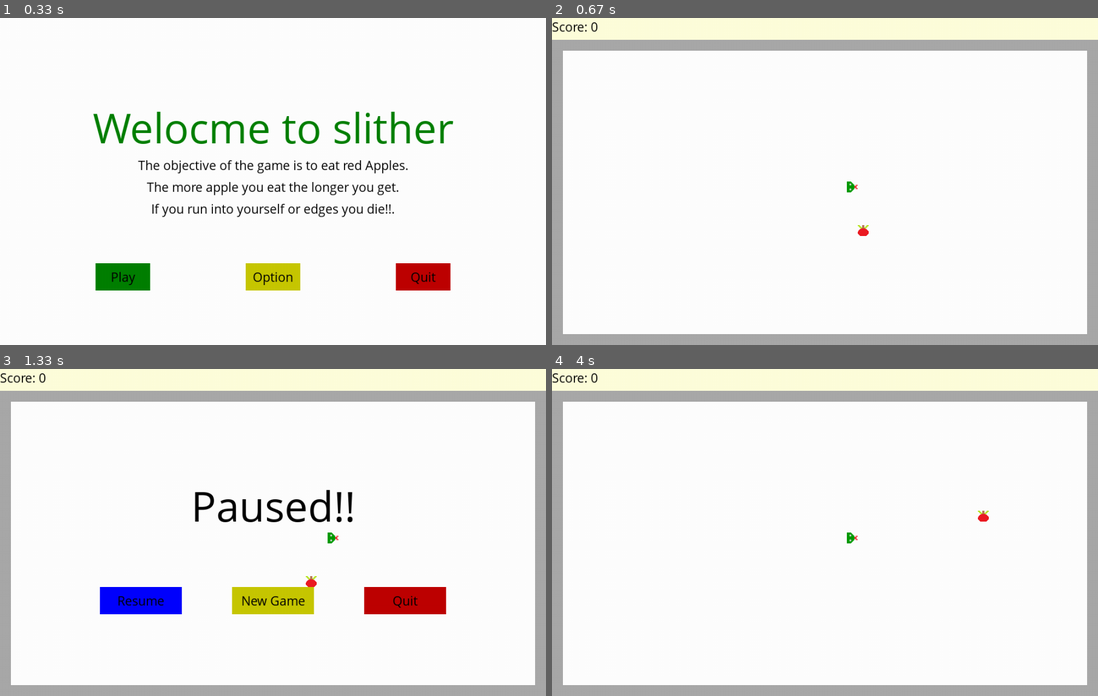
Above: before the commit, frames 1-4 (two rows, left to right).
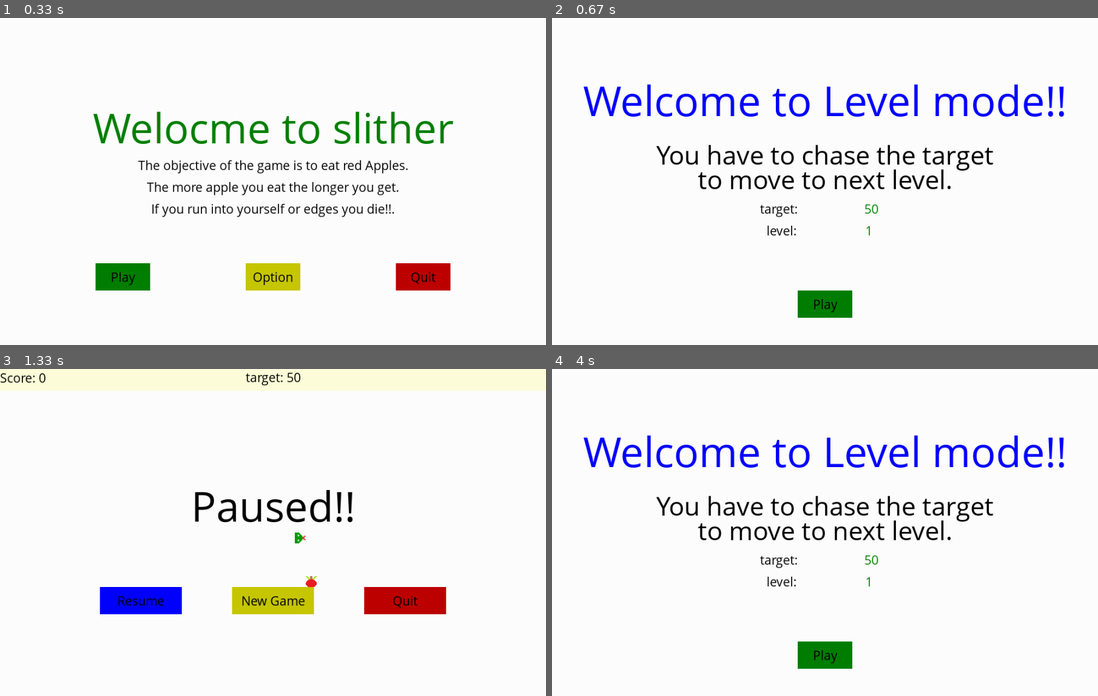
Above: after the commit, the same moments.

Repository: RIPTIDEKING/Snake_Pygame
Game: pygame game, started from MainGame.py
The game is run twice, just before and just after one commit, with the same random seed, the same clock (stepped at 60 frames per second) and the same inputs.
Inputs (mouse positions are in pixels of both pictures, inside the frame that each line leads up to):
- Up to frame 1 (0.33 s): no input
- Up to frame 2 (0.67 s): click "Play" at 0.4 s
- Up to frame 3 (1.33 s): click (273, 653) at 0.73 s, where only the run after the commit has a clickable "Play"; hold P from 1 s (still down); hold Right from 1 s (still down); move the mouse to (447, 522) at 1.03 s
- Up to frame 4 (4 s): release P at 1.47 s; release Right at 1.47 s; click "Resume" at 1.58 s; hold P 1.83-2.3 s; hold Right 1.83-2.3 s; move the mouse to (655, 607) at 1.87 s; click (1027, 646) at 2.4 s; click "New Game" at 3.73 s

Frame 1 is identical in both runs. In frame 2, 22% of the frame differs, in the area x 0-100%, y 0-100%; in frame 3, 10%; in frame 4, 22%.

Commit message:
level mod complete starting mode selection

Diff:
--- a/apple.py
+++ b/apple.py
@@ -11,12 +11,9 @@
     for snakePart in fLs:
         if rAx == snakePart[0] and rAy == snakePart[1]:
             randomApple(fLs,randAppArgs,extrals)
-            print("snake:",rAx,rAy)
             return
     if checkBigRect(extrals,rAx,rAy):
         randomApple(fLs,randAppArgs,extrals)
-        print("rect:",rAx,rAy)
-        print("extrals:",extrals)
         return
     randAppArgs['randAppleX'] = rAx
     randAppArgs['randAppleY'] = rAy
@@ -25,7 +22,7 @@
     rAx = 0
     rAy = 0
     rAx = random.randrange(0,display_width-block_size,block_size)
-    rAy = random.randrange(0,display_height-block_size,block_size)
+    rAy = random.randrange(40,display_height-block_size,block_size)
     for snakePart in fLs:
         if rAx == snakePart[0] and rAy == snakePart[1]:
             randomApple2(fLs,randA2Args,extrals)
@@ -40,7 +37,7 @@
     rAx = 0
     rAy = 0
     rAx = random.randrange(0,display_width-block_size,block_size)
-    rAy = random.randrange(0,display_height-block_size,block_size)
+    rAy = random.randrange(40,display_height-block_size,block_size)
     for snakePart in fLs:
         if rAx == snakePart[0] and rAy == snakePart[1]:
             randomAppleSpecial(fLs,randAsArgs,extrals)
--- a/mods.py
+++ b/mods.py
@@ -11,7 +11,8 @@
         self.gameDisplay = gameDisplay
         self.gameExit = gameExit
 
-        pygame.draw.rect(gameDisplay,red,[0,0,20,20])
+        #pygame.draw.rect(gameDisplay,red,[0,0,20,20])
+        self.gameStart = True
         self.snakeList = []
         self.snake_length = 1
         self.randAppArgs = {'countApple':0,'randAppleX':0,'randAppleY':0}
@@ -45,6 +46,13 @@
         randomApple([],self.randAppArgs)
 
     def updateOriginal(self):
+
+        if self.gameStart:
+            self.gameInit()
+
+        if self.leveLogic():
+            return
+
         self.score = int((self.snake_length-1))
 
         self.orgGameOver()
@@ -54,10 +62,12 @@
         self.lead_y += self.lead_y_change
         self.lead_x += self.lead_x_change
 
-        self.boundaryCondition()
+        if self.boundaryCondition():
+            return
 
         self.gameDisplay.fill(white)
         pygame.draw.rect(self.gameDisplay,l_yellow,[0,0,1000,40])
+        scoreDisplay(self.gameDisplay,self.score)
         self.drawLevel()
 
         self.gameDisplay.blit(appleMain,(self.randAppArgs['randAppleX'],self.randAppArgs['randAppleY']))
@@ -79,12 +89,11 @@
                 self.gameOver = True
 
         snake(self.gameDisplay,self.snakeList,imgHead,darkGreen,self.direction,block_size)
-        scoreDisplay(self.gameDisplay,self.score)
 
         pygame.display.update()
 
         if self.lead_x == self.randAppArgs['randAppleX'] and self.lead_y == self.randAppArgs['randAppleY']:
-            self.snake_length += 1
+            self.snake_length += 100
             self.newAppleLogic()
 
         if self.lead_x == self.randA2Args['randAppleX2'] and self.lead_y == self.randA2Args['randAppleY2'] and self.apple2Enable:
@@ -93,19 +102,19 @@
             self.apple2Enable = False
 
         if self.lead_x == self.randAsArgs['randAppleXSpecial'] and self.lead_y == self.randAsArgs['randAppleYSpecial'] and self.appleSpecialEnable:
-            self.snake_length += 3
+            self.snake_length += 5
             self.appleSpecialEnable = False
             self.tempCountAS = 0
 
         if self.apple2Enable:
-            if self.tempCountA2 < 60:
+            if self.tempCountA2 < 70:
                 self.tempCountA2 += 1
             else:
                 self.apple2Enable = False
                 self.tempCountA2 =0
 
         if self.appleSpecialEnable:
-            if self.tempCountAS < 30:
+            if self.tempCountAS < 40:
                 self.tempCountAS += 1
             else:
                 self.appleSpecialEnable = False
@@ -131,6 +140,8 @@
     def boundaryCondition(self):
         if self.lead_x >= display_width or self.lead_y >= display_height or self.lead_x < 0 or self.lead_y < 0:
             self.gameOver = [True]
+            return True
+        return False
 
     def orgGameOver(self):
         while self.gameOver:
@@ -190,6 +201,12 @@
     def drawLevel(self):
         pass
 
+    def leveLogic(self):
+        pass
+
+    def gameInit(self):
+        self.gameStart = False
+
 class orgModS(orgMod):
 
     def boundaryCondition(self):
@@ -201,33 +218,95 @@
             self.lead_x = display_width-20
         elif self.lead_y < 40:
             self.lead_y = display_height-20
+        return False
 
 class levelMod(orgModS):
 
     def __init__(self,gameDisplay,gameLoop,gameExit):
-        self.level = 2
+        self.level = 1
+        # self.gameLoop = gameLoop
+        # self.gameExit = gameExit
         self.rectInfo = [
             [],
-            [[0,40,1000,20],[0,60,20,540],[980,60,20,540],[20,580,960,20]]
+            [[0,40,480,20],[520,40,480,20],[0,60,20,220],[0,320,20,280],[980,60,20,220],[980,320,20,280],[20,580,460,20],[520,580,460,20]],
+            [[0,40,1000,20],[0,60,20,540],[980,60,20,540],[20,580,960,20]],
+            [[0,40,480,20],[520,40,480,20],[0,60,20,240],[0,340,20,260],[980,60,20,240],[980,340,20,260],[20,580,460,20],[520,580,460,20],[160,200,320,20],[160,220,20,80],[160,340,20,100],[180,420,300,20],[840,220,20,80],[520,200,340,20],[840,340,20,80],[520,420,340,20]]
         ]
         super().__init__(gameDisplay,gameLoop,gameExit)
 
 
     def randomAppleStart(self):
-        randomApple([],self.randAppArgs,self.rectInfo[self.level-1])
+        randomApple([],self.randAppArgs,self.rectInfo[(self.level-1)%4])
 
     def drawLevel(self):
-        for recNo in self.rectInfo[self.level-1]:
+        message_to_screen(self.gameDisplay,"target: {}".format(self.level*50),black,y_displace=-285)
+        for recNo in self.rectInfo[(self.level-1)%4]:
             pygame.draw.rect(self.gameDisplay,grey,recNo)
 
     def newAppleLogic(self):
-        randomApple(self.snakeList,self.randAppArgs,self.rectInfo[self.level-1])
+        randomApple(self.snakeList,self.randAppArgs,self.rectInfo[(self.level-1)%4])
         if self.randAppArgs['countApple']%5 == 0:
-            randomApple2(self.snakeList,self.randA2Args,self.rectInfo[self.level-1])
+            randomApple2(self.snakeList,self.randA2Args,self.rectInfo[(self.level-1)%4])
             self.apple2Enable = True
         if self.randAppArgs['countApple']%10 == 0:
-            randomAppleSpecial(self.snakeList,self.randAsArgs,self.rectInfo[self.level-1])
+            randomAppleSpecial(self.snakeList,self.randAsArgs,self.rectInfo[(self.level-1)%4])
             self.appleSpecialEnable = True
 
-    def borderCondition(self):
-        super().borderCondition()
+    def boundaryCondition(self):
+        super().boundaryCondition()
+        if checkBigRect(self.rectInfo[(self.level-1)%4],self.lead_x,self.lead_y):
+            self.gameOver = [True]
+            return True
+        return False
+
+    def levelInfo(self):
+        self.gameDisplay.fill(white)
+        ydisplace = -250
+        xdisplace = 50
+        textSize = 'medium'
+        if self.level == 1:
+            message_to_screen(self.gameDisplay,"Welcome to Level mode!!",blue,y_displace=-150,size="large")
+            message_to_screen(self.gameDisplay,"You have to chase the target",black,y_displace=-50,size="medium")
+            message_to_screen(self.gameDisplay,"to move to next level.",black,y_displace=-5,size="medium")
+            ydisplace = 0
+            textSize = 'small'
+
+        message_to_screen(self.gameDisplay,"target:",black,-35-xdisplace,50+ydisplace,textSize)
+        message_to_screen(self.gameDisplay,"{}".format(self.level*50),green,35+xdisplace,50+ydisplace,textSize)
+        message_to_screen(self.gameDisplay,"level:",black,-30-xdisplace,90+ydisplace-(ydisplace*0.2),textSize)
+        message_to_screen(self.gameDisplay,"{}".format(self.level),green,30+xdisplace,90+ydisplace-(ydisplace*0.2),textSize)
+
+    def stsGm(self):
+        self.gameStart = False
+
+    def leveLogic(self):
+        if self.score >= (self.level*50):
+            super().__init__(self.gameDisplay,self.gameLoop,self.gameExit)
+            self.level += 1
+            self.gameStart = True
+            return True
+        else:
+            return False
+
+    def gameInit(self):
+        if self.level == 1:
+            self.levelInfo()
+            plBtnSt = Button(self.gameDisplay,green,"Play",450,500,100,50,self.stsGm)
+
+            while self.gameStart:
+                for event in pygame.event.get():
+                    if event.type == pygame.QUIT:
+                        pygame.quit()
+                        quit()
+
+                plBtnSt.drawBtn()
+                pygame.display.update()
+                clock.tick(20)
+        else:
+            for  i in range(3,0,-1):
+                self.levelInfo()
+                message_to_screen(self.gameDisplay,str(i),red,y_displace=160,size='large')
+                pygame.display.update()
+                clock.tick(1)
+
+            self.gameStart = False
--- a/resorces_basic.py
+++ b/resorces_basic.py
@@ -12,7 +12,7 @@
 green = (0,128,0)
 yellow = (200,200,0)
 l_yellow = (255,255,220)
-grey = (169,169,169)
+grey = (100,100,100)
 l_green = (0,255,0)
 darkGreen = (0,155,0)
 blue = (0,0,255)
